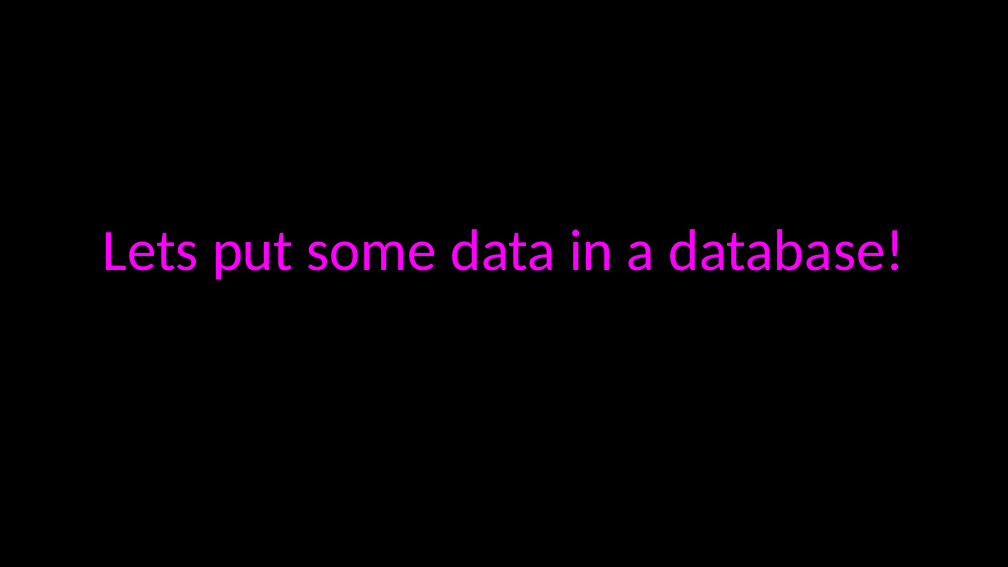
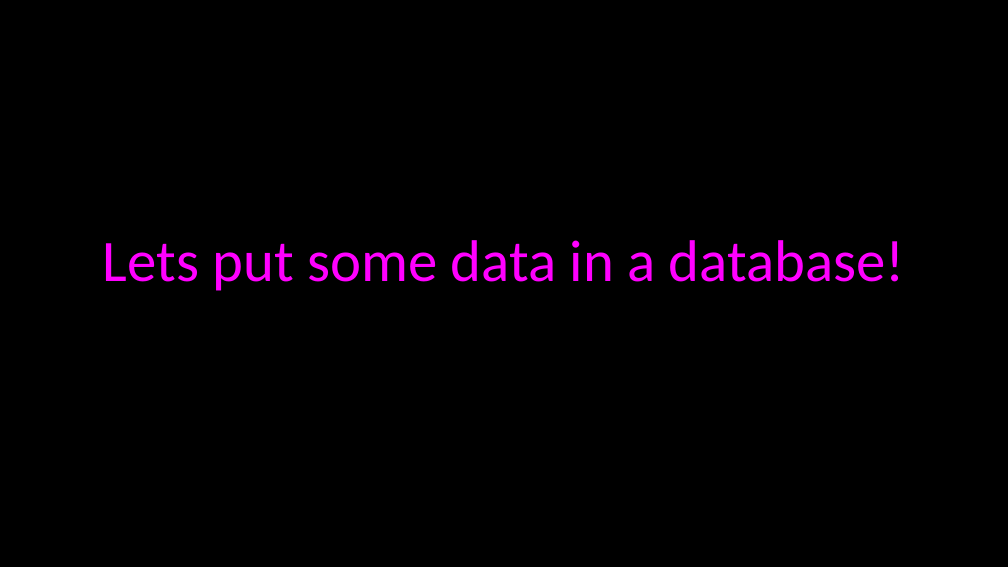
Before and after one commit to csev/wa4e, a slide deck: slide 15 of lectures/PHP-06-MySQL-PDO.ppt. Drawn at 1008x567 pixels with LibreOffice and Linux fonts; fonts in the diff are those of the drawing. Boxes give left, top, right and bottom in pixels: in the first picture for what was removed or moved away, otherwise in the second. Text is boxed around its words. In the diff, an @@ line names an element or a change of style, - is before the commit and + after.

```diff
--- a/lectures/PHP-06-MySQL-PDO.ppt
+++ b/lectures/PHP-06-MySQL-PDO.ppt
@@ title "Lets put some data in ...": place and size @@
-title "Lets put some data in ..." at (102, 229, 904, 280)
+title "Lets put some data in ..." at (103, 240, 905, 291)
```
Also in this commit, not shown: 47 other slides changed, 1 slide added, 1 slide removed, 2 other files.
